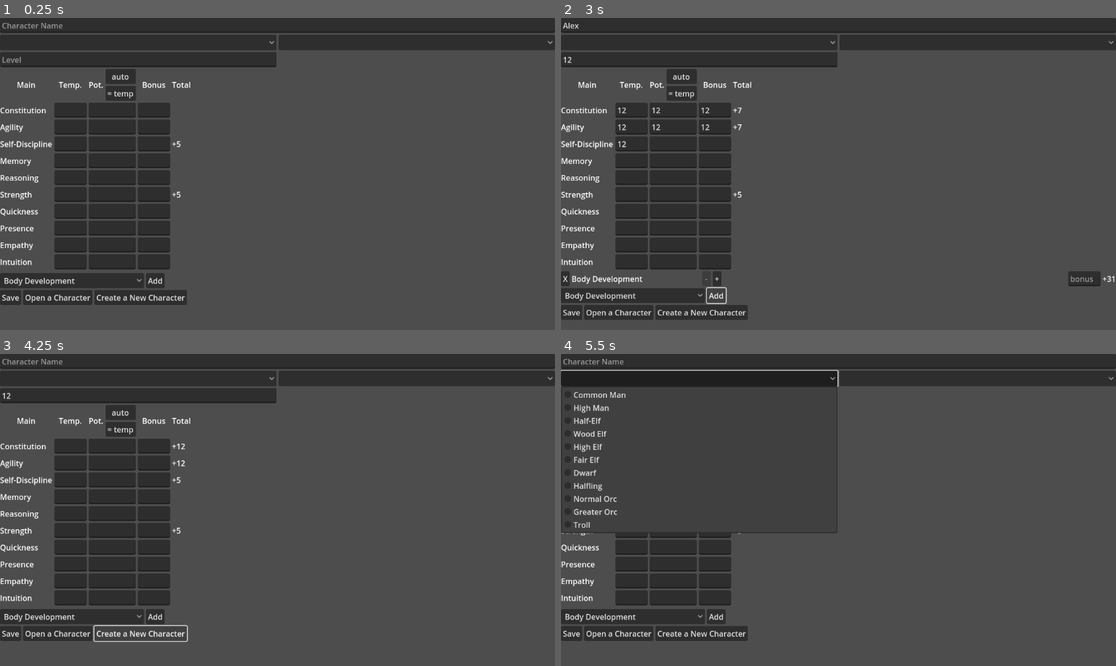
Above: before the commit, frames 1-4 (two rows, left to right).
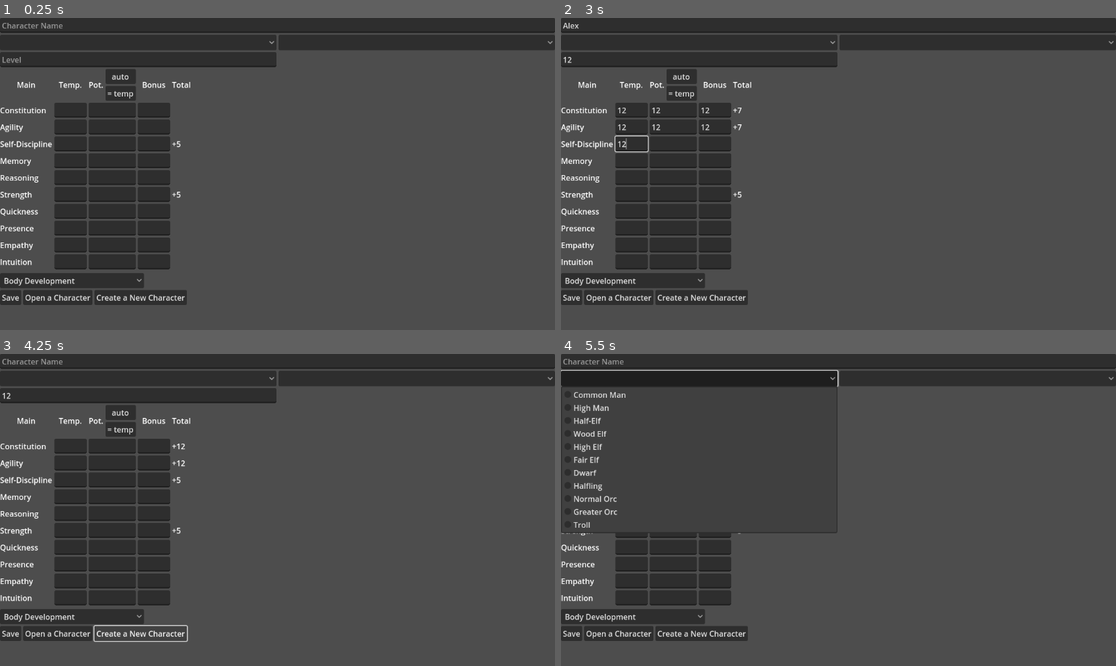
Above: after the commit, the same moments.

Repository: the-alex-g/RMCalculator
Game: Godot game, scene res://main/main.tscn
Two runs of this game, one before a commit and one after it. Both use one fixed random seed, a clock stepped at 60 frames per second and the inputs below.
Inputs (mouse positions are in pixels of both pictures, inside the frame that each line leads up to):
- Up to frame 1 (0.25 s): no input
- Up to frame 2 (3 s): click (838, 24) at 0.52 s; type "Alex" at 0.6 s; click (699, 58) at 0.75 s; type "12" at 0.83 s; click (633, 111) at 0.98 s; type "12" at 1.07 s; click (672, 111) at 1.27 s; type "12" at 1.35 s; click (716, 111) at 1.5 s; type "12" at 1.58 s; click (633, 127) at 1.73 s; type "12" at 1.82 s; click (672, 127) at 2.02 s; type "12" at 2.1 s; click (716, 127) at 2.25 s; type "12" at 2.33 s; click (633, 142) at 2.48 s; type "12" at 2.57 s; click (716, 280) at 2.75 s, where only the run before the commit has a clickable "Add"
- Up to frame 3 (4.25 s): click "Create a New Character" at 3.5 s
- Up to frame 4 (5.5 s): click "Create a New Character" at 4.25 s; click (699, 378) at 5 s

The runs differ from the first frame. In frame 1, 0.1% of the frame differs, in the area x 26-30%, y 81-87%; in frame 2, 3.8%, in the area x 0-100%, y 37-97%; in frame 3, 0.1%; in frame 4, 0.1%.

Commit message:
Remove add skill button

Diff:
--- a/main/main.gd
+++ b/main/main.gd
@@ -46,8 +46,6 @@
 		save_file.set_value("skills", skill_name, skill_save_data[skill_name])
 
 	save_file.save("res://%s.role" % [_name_field.text.to_lower().replace(" ", "_")])
-
-	_clear()
 
 
 func _open(filepath: String) -> void:
--- a/skill_container.gd
+++ b/skill_container.gd
@@ -316,15 +316,7 @@
 	return floori(bonus / stat_list.size())
 
 
-func _on_add_skill_button_pressed() -> void:
-	_add_skill()
-
-
-func _add_skill(skill_name := "") -> SkillEntry:
-	if skill_name == "":
-		skill_name = _skill_selection_button.get_item_text(
-			_skill_selection_button.get_selected_id()
-		)
+func _add_skill(skill_name: String) -> SkillEntry:
 	for skill_field : SkillEntry in _skill_container.get_children():
 		if skill_field.skill.skill_name == skill_name:
 			return
@@ -360,6 +352,8 @@
 
 func _on_main_level_changed(new_level: int) -> void:
 	level = new_level
+	for skill_field in _skill_container.get_children():
+		_calculate_bonus(skill_field)
 
 
 func load_from(data:Dictionary) -> void:
@@ -378,3 +372,7 @@
 func clear() -> void:
 	for child in _skill_container.get_children():
 		child.queue_free()
+
+
+func _on_option_button_item_selected(index: int) -> void:
+	_add_skill(_skill_selection_button.get_item_text(index))
--- a/skill_container.tscn
+++ b/skill_container.tscn
@@ -20,8 +20,4 @@
 [node name="OptionButton" type="OptionButton" parent="HBoxContainer"]
 layout_mode = 2
 
-[node name="AddSkillButton" type="Button" parent="HBoxContainer"]
-layout_mode = 2
-text = "Add"
-
-[connection signal="pressed" from="HBoxContainer/AddSkillButton" to="." method="_on_add_skill_button_pressed"]
+[connection signal="item_selected" from="HBoxContainer/OptionButton" to="." method="_on_option_button_item_selected"]
